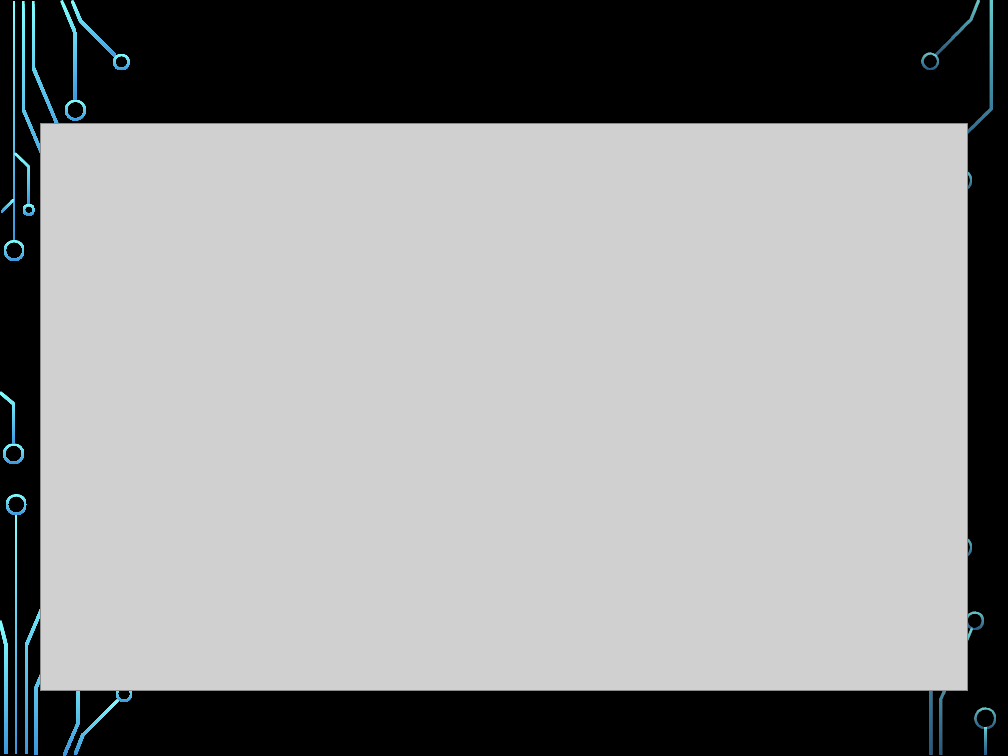
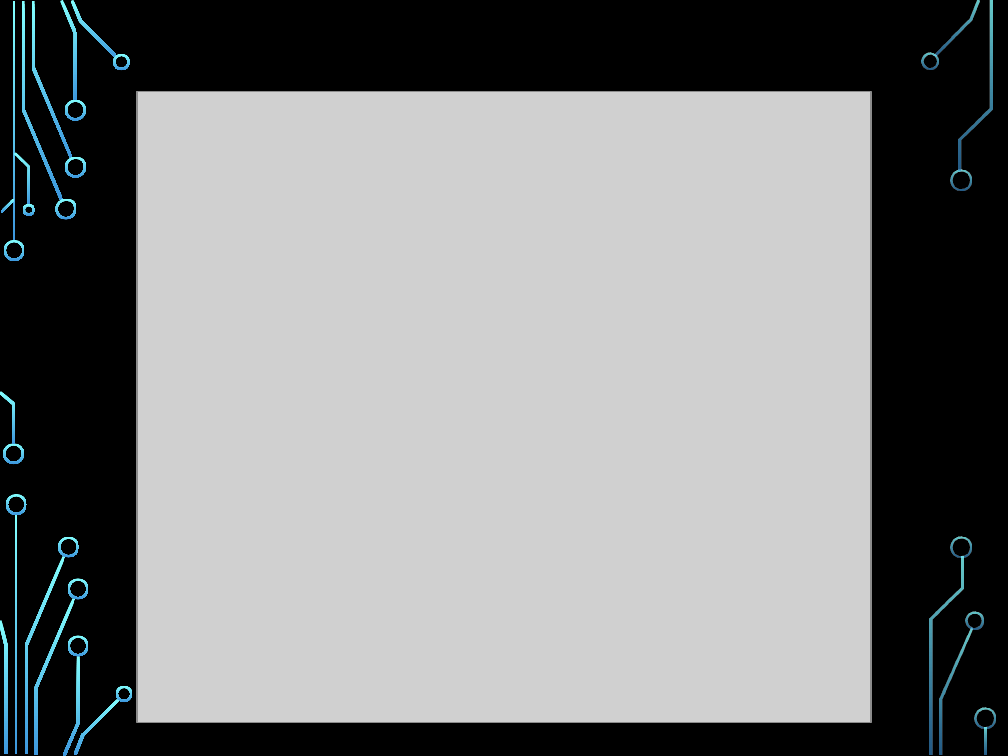
Before and after one commit to tyunegov/Presentation_ASUTP, a slide deck: slide 1 of итоговая.pptx. Drawn at 1008x756 pixels with LibreOffice and Linux fonts; fonts in the diff are those of the drawing; grey boxes stand for pictures; background and template pictures are left out. Boxes give left, top, right and bottom in pixels: in the first picture for what was removed or moved away, otherwise in the second. Text is boxed around its words. In the diff, an @@ line names an element or a change of style, - is before the commit and + after.

```diff
--- a/итоговая.pptx
+++ b/итоговая.pptx
@@ picture: place and size @@
-picture at box(40, 124, 968, 691)
+picture at box(137, 92, 871, 723)
@@ group added at box(55, 156, 89, 656): 5 freeform shapes @@
```
Also in this commit, not shown: 1 slide added, 15 slides removed, 2 other files.
